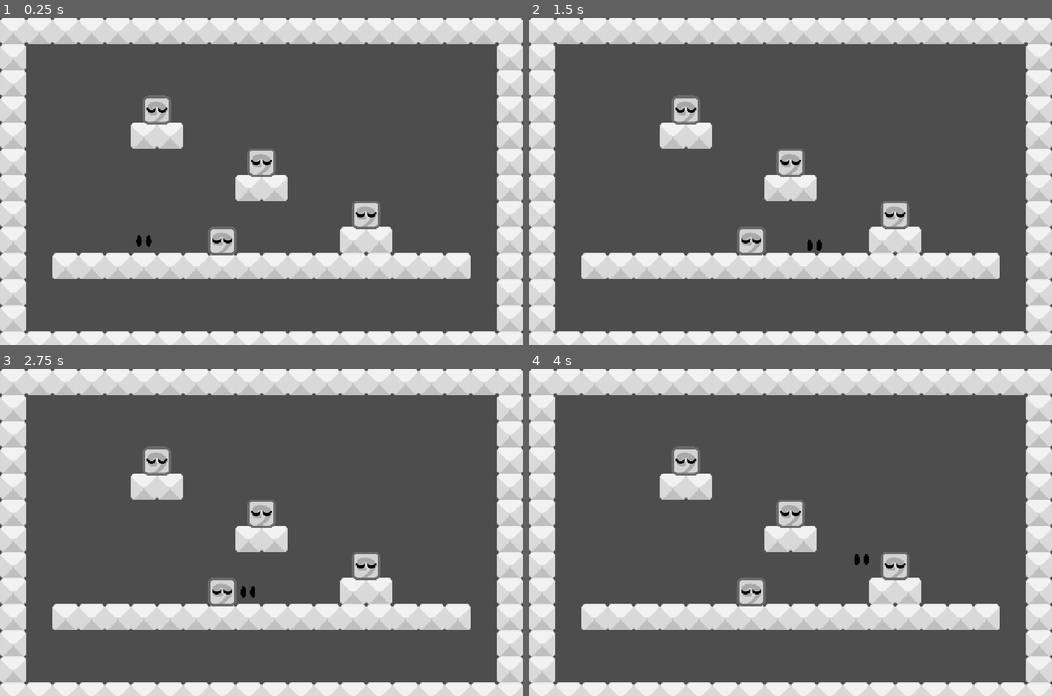
Above: before the commit, frames 1-4 (two rows, left to right).
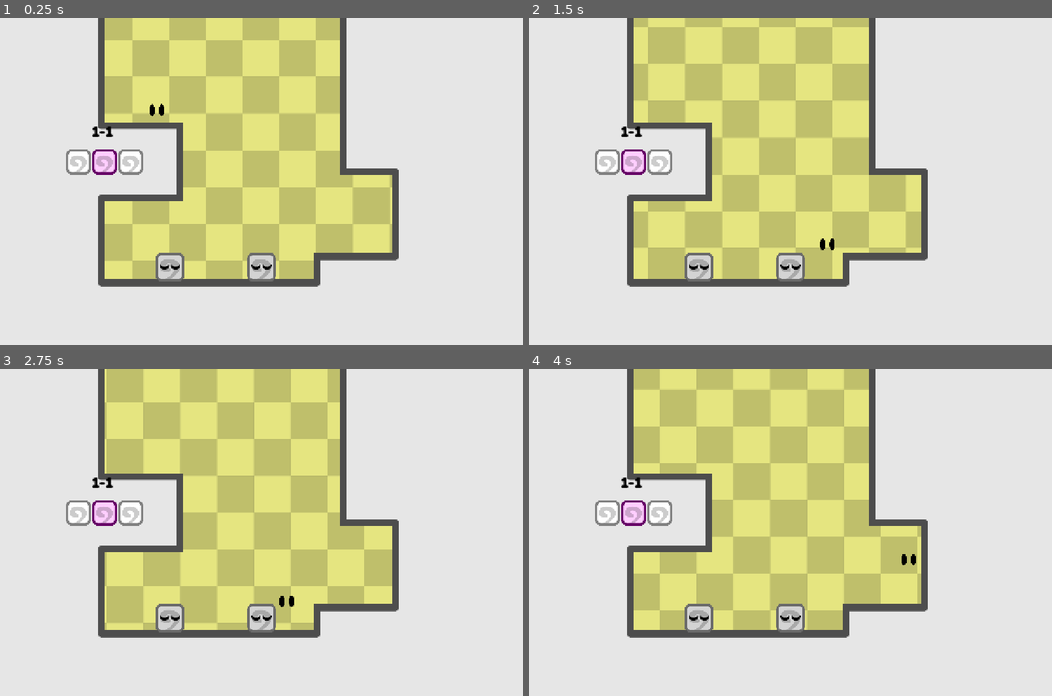
Above: after the commit, the same moments.

Repository: nightkolo/MashmellowDemo
Game: Godot game, scene res://scenes/levels/level_1.tscn
Two runs of this game, one before a commit and one after it. Both use one fixed random seed, a clock stepped at 60 frames per second and the inputs below. Before the commit the project starts from res://scenes/playground/test_area_1.tscn.
Inputs:
- Up to frame 1 (0.25 s): no input
- Up to frame 2 (1.5 s): hold Z (move_unmash) 0.53-1.28 s; hold Right (move_right) from 0.53 s (still down); tap Up (move_jump) at 0.77 s; tap X (move_mash) at 1.35 s
- Up to frame 3 (2.75 s): tap Up (move_jump) at 1.52 s; tap Z (move_unmash) at 1.55 s; release Right (move_right) at 2.03 s; hold Left (move_left) from 2.03 s (still down); hold Z (move_unmash) from 2.03 s (still down)
- Up to frame 4 (4 s): release Left (move_left) at 2.78 s; release Z (move_unmash) at 2.78 s; hold Right (move_right) from 2.78 s (still down); tap Z (move_unmash) at 2.85, 3.8 s; tap Up (move_jump) at 3.02, 3.77 s; hold X (move_mash) from 3.53 s (still down)

The runs differ from the first frame. In frame 1, 80% of the frame differs, in the area x 0-100%, y 0-97%; in frame 2, 80%; in frame 3, 80%; in frame 4, 80%.
Error before the commit: Invalid access to property or key 'position' on a base object of type 'Nil'. (res://core/autoload/game_logic.gd:38)

Commit message:
I'm tired

Diff:
--- a/src/project.godot
+++ b/src/project.godot
@@ -12,7 +12,7 @@
 
 config/name="Mashmallows"
 config/version="Fetus"
-run/main_scene="uid://74pueg2un56e"
+run/main_scene="uid://cq45kpyxcfuyb"
 config/features=PackedStringArray("4.6", "Mobile")
 config/icon="res://icon.svg"
 
--- a/src/scenes/game/block_detector.tscn
+++ b/src/scenes/game/block_detector.tscn
@@ -38,16 +38,19 @@
 
 [node name="CherryBombRays" type="Node2D" parent="." unique_id=562371206]
 
-[node name="Right" type="RayCast2D" parent="CherryBombRays" unique_id=1905299609]
+[node name="Up" type="RayCast2D" parent="CherryBombRays" unique_id=466133333]
+enabled = false
+target_position = Vector2(0, -55)
+collision_mask = 2
+
+[node name="Right" type="RayCast2D" parent="CherryBombRays" unique_id=838427552]
+enabled = false
 target_position = Vector2(55, 0)
 collision_mask = 2
 
-[node name="Left" type="RayCast2D" parent="CherryBombRays" unique_id=1850835198]
+[node name="Left" type="RayCast2D" parent="CherryBombRays" unique_id=1152081446]
+enabled = false
 target_position = Vector2(-55, 0)
-collision_mask = 2
-
-[node name="Up" type="RayCast2D" parent="CherryBombRays" unique_id=203403018]
-target_position = Vector2(0, -55)
 collision_mask = 2
 
 [node name="DownRays" type="Node2D" parent="." unique_id=1049085495]
--- a/src/scenes/levels/level_4.tscn
+++ b/src/scenes/levels/level_4.tscn
@@ -24,7 +24,7 @@
 tile_set = ExtResource("3_um320")
 
 [node name="Player" parent="." unique_id=1691389058 instance=ExtResource("4_glw47")]
-position = Vector2(416, 480)
+position = Vector2(480, 512)
 
 [node name="Unmashed" parent="." unique_id=1096808338 instance=ExtResource("5_4wsov")]
 position = Vector2(160, 352)
@@ -35,7 +35,7 @@
 mash_type = 3
 
 [node name="Unmashed3" parent="." unique_id=1901000234 instance=ExtResource("5_4wsov")]
-position = Vector2(320, 608)
+position = Vector2(384, 608)
 mash_type = 100
 
 [node name="OrderChecker" parent="." unique_id=516939924 instance=ExtResource("6_qvnao")]
--- a/src/scripts/objects/block_detector.gd
+++ b/src/scripts/objects/block_detector.gd
@@ -4,6 +4,8 @@
 @onready var ground_rays: Array[RayCast2D] = [$DownRays/Down, $DownRays/Down2]
 @onready var rays: Array[RayCast2D] = [$Down, $Right, $Left]
 @onready var cherry_bomb_rays: Array[RayCast2D] = [$CherryBombRays/Up, $CherryBombRays/Right, $CherryBombRays/Left]
+#@onready var cherry_bomb_rays: Array[Area2D] = [$CherryBombRays/Up2, $CherryBombRays/Right2, $CherryBombRays/Left2]
+
 
 var parent_block: Mashed
 
--- a/src/scripts/objects/order_block_mash_checker.gd
+++ b/src/scripts/objects/order_block_mash_checker.gd
@@ -23,16 +23,16 @@
 	var value: bool = false
 	var areas: Array[Area2D] = get_overlapping_areas()
 
-	print("")
-	print_debug(self)
-	print_debug(what_im_happy_with)
-	print_debug(areas)
+	#print("")
+	#print_debug(self)
+	#print_debug(what_im_happy_with)
+	#print_debug(areas)
 
 	if areas.size() == 1 && areas[0] is MashBlock:
-		print_debug((areas[0] as MashBlock).mash_type)
+		#print_debug((areas[0] as MashBlock).mash_type)
 
 		value = (areas[0] as MashBlock).is_match(what_im_happy_with)
 
-	print_debug(value)
+	#print_debug(value)
 
 	return value
--- a/src/scripts/objects/player.gd
+++ b/src/scripts/objects/player.gd
@@ -69,12 +69,12 @@
 	if event.is_action_pressed("move_unmash"):
 		unmash()
 
-	if event.is_action_pressed("game_cancel"):
-		for ray: RayCast2D in mashed.block_detect.cherry_bomb_rays:
-			ray.force_raycast_update()
-			print_debug(ray)
-			print_debug(ray.is_colliding())
-			print_debug(ray.get_collider())
+	#if event.is_action_pressed("game_cancel"):
+		#for ray: RayCast2D in mashed.block_detect.cherry_bomb_rays:
+			#ray.force_raycast_update()
+			#print_debug(ray)
+			#print_debug(ray.is_colliding())
+			#print_debug(ray.get_collider())
 
 
 func get_unmashed_object(type: Util.BuildType) -> Unmashed:
@@ -114,22 +114,26 @@
 			var push_to: Vector2
 
 			# TODO: Fix raycast bug, bye bye im done
+			# Issue appears because raycasts are children of the thing they're trying to colliding
+			# Solution #1: Area2D
 
 			for ray: RayCast2D in mashed.block_detect.cherry_bomb_rays:
 				ray.force_raycast_update()
 				print_debug(ray.is_colliding())
 				print_debug(ray.get_collider())
-
-				if ray.get_collider() is Player:
-					push_to = -ray.target_position.sign()
-					print_debug(push_to)
+				#print_debug(ray.get_overlapping_bodies())
+				#print_debug(ray.get_overlapping_areas())
+
+				#if ray.get_collider() is Player:
+					#push_to = -ray.target_position.sign()
+					#print_debug(push_to)
 
 			if push_to.y > push_to.x && velocity.y > 0:
 				velocity.y = 0.0
 
 			velocity += -push_to * CHERRY_BOMB_STRENGTH
 
-			#old_mashed.queue_free()
+			old_mashed.queue_free()
 
 		_:
 			var unmashed: Unmashed = get_unmashed_object(old_mashed.build_type)
Not shown, changed: misc/todo.md
